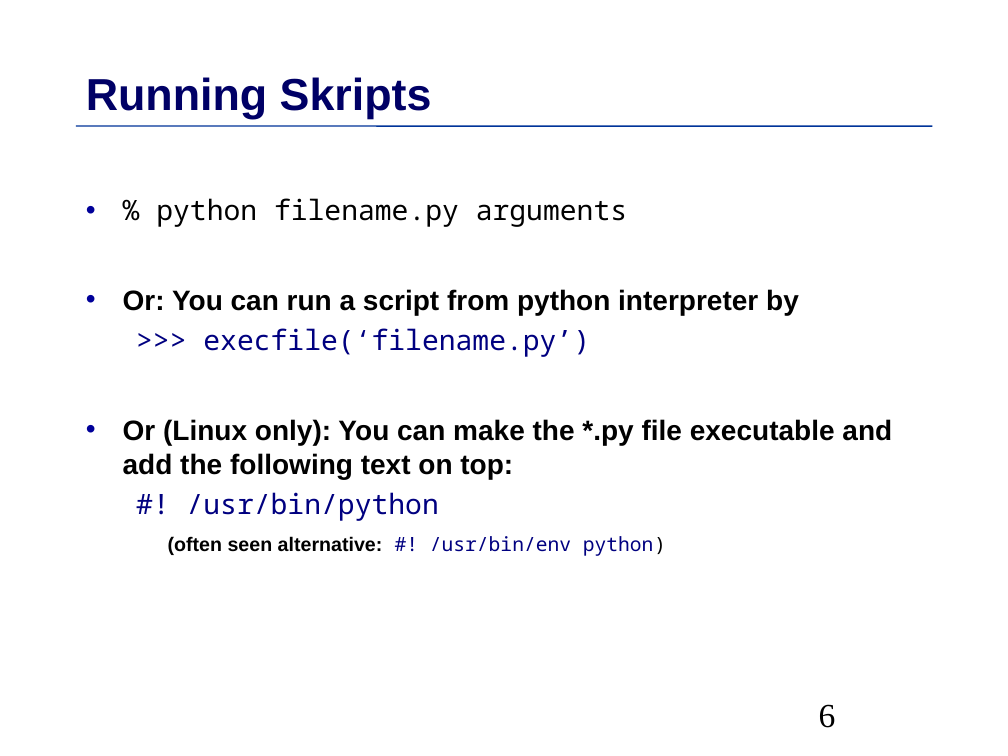
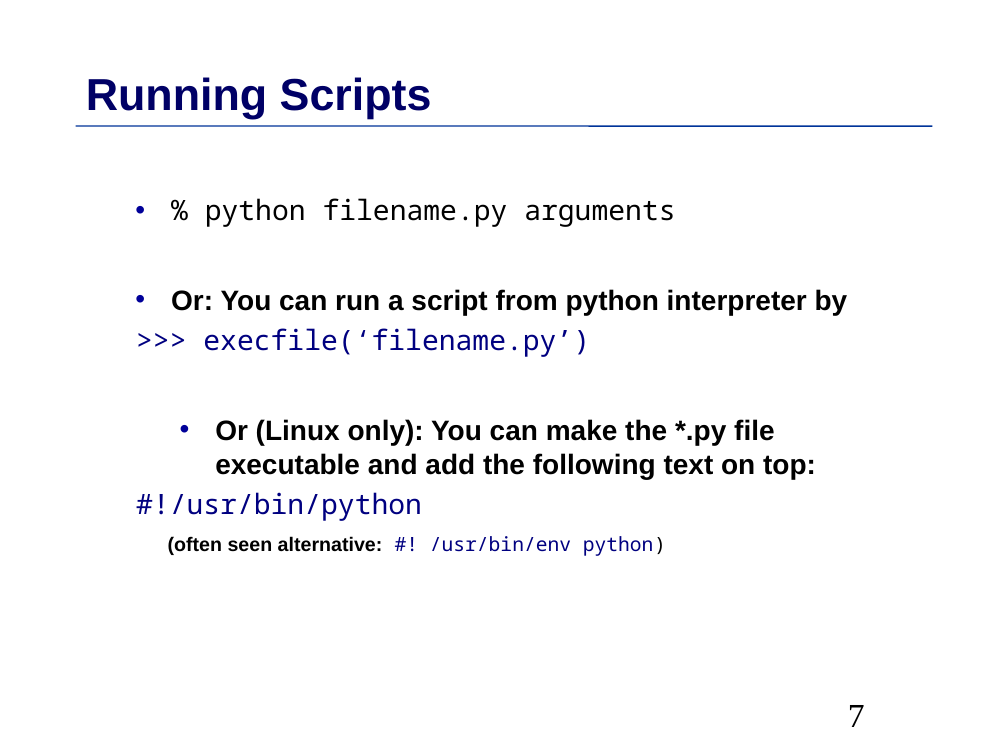
Before and after one commit to MPIDS/Python-Course, a slide deck: slide 7 of 01-basics/Talk/Python-Introduction.odp (slide 6 before the commit). Drawn at 1008x756 pixels with LibreOffice and Linux fonts; fonts in the diff are those of the drawing. Boxes give left, top, right and bottom in pixels: in the first picture for what was removed or moved away, otherwise in the second. Text is boxed around its words. In the diff, an @@ line names an element or a change of style, - is before the commit and + after.

```diff
--- a/01-basics/Talk/Python-Introduction.odp
+++ b/01-basics/Talk/Python-Introduction.odp
@@ title at (86, 77, 432, 119): text changed @@
-Running Skripts
+Running Scripts
@@ line removed from (76, 126) to (932, 126) @@
@@ freeform shape added at (76, 126, 932, 126), outline #003399 0.99 pt @@
@@ text at (168, 198, 848, 556): indent changed @@
@@ text at (136, 492, 422, 521): spaces changed @@
-  #! /usr/bin/python
+  #!/usr/bin/python
@@ page number at (848, 705, 865, 727): text changed @@
-6
+7
```
Also in this commit, not shown: 104 other slides changed, 5 slides added, 4 other files.
